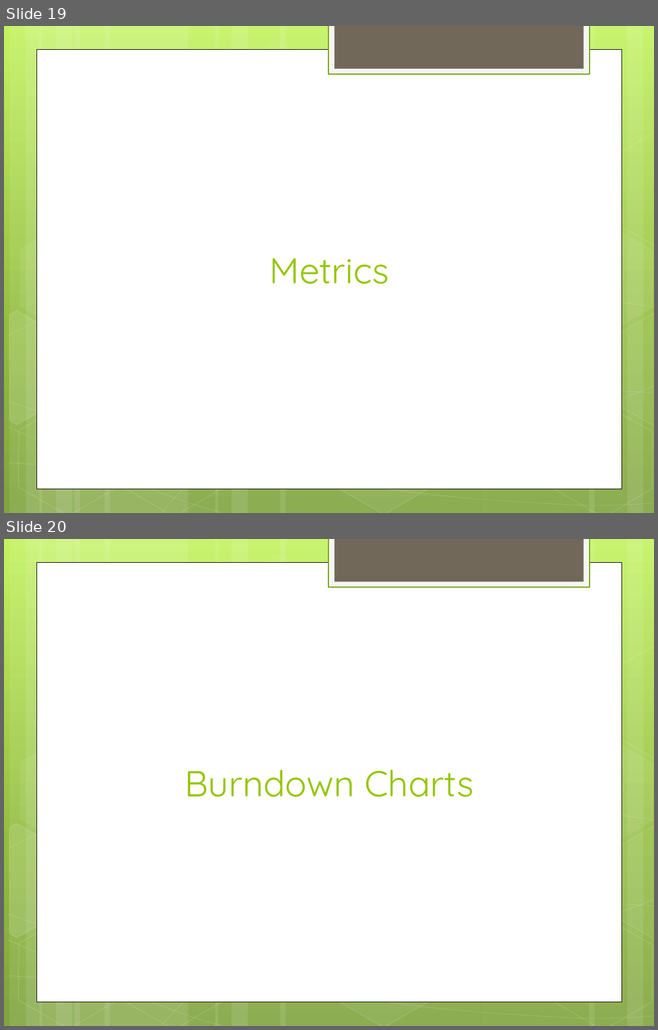
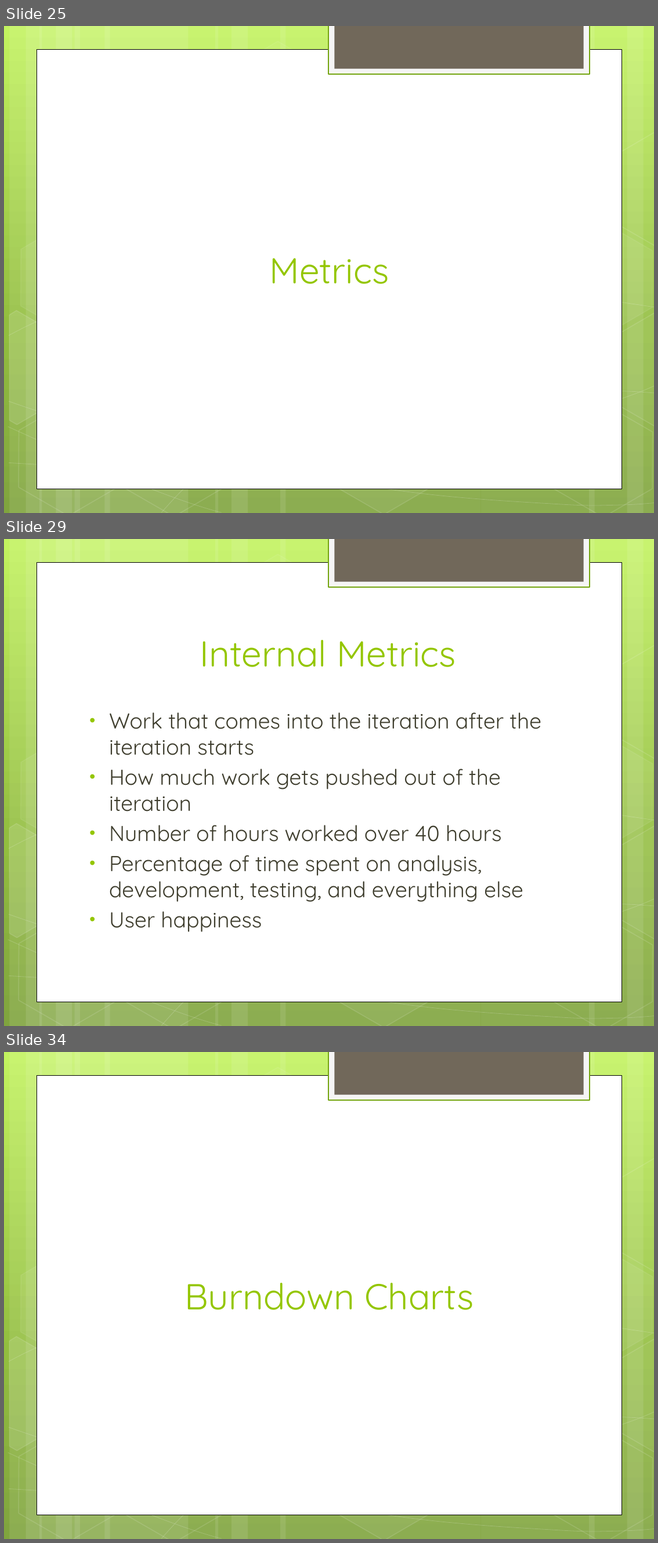
Before and after one commit to JonKruger/iteration-management, a slide deck: Iteration Management - Your Key to Predictable Delivery.pptx. Shown one above the other, each under a label of ours: slides 19 and 20 before the commit, slides 25, 29 and 34 after it; the slides between them are not shown. The pictures are 658x1030 and 658x1543 pixels, drawn with LibreOffice and Linux fonts; fonts in the diff are those of the drawing. Boxes give left, top, right and bottom in pixels: in the first picture for what was removed or moved away, otherwise in the second. Text is boxed around its words. In the diff, an @@ line names an element or a change of style, - is before the commit and + after.

Commit message:
working on it

```diff
--- a/Iteration Management - Your Key to Predictable Delivery.pptx
+++ b/Iteration Management - Your Key to Predictable Delivery.pptx
@@ slide 29 added at box(4, 539, 654, 1026), background gradient #C3F35F to #93BF3F to #81A53E; not listed: 31 template elements that a slide beside it also shows @@
@@ title added at box(200, 640, 455, 667), 40 pt, text #94C600 @@
+Internal Metrics
@@ text added at box(109, 712, 541, 932), 24 pt, text #3E3D2D @@
+• Work that comes into the iteration after the iteration starts
+• How much work gets pushed out of the iteration
+• Number of hours worked over 40 hours
+• Percentage of time spent on analysis, development, testing, and everything else
+• User happiness
@@ what was slide 19 is now slide 25 @@
@@ what was slide 20 is now slide 34 @@
```
Also in this commit, not shown: 13 other slides added.
